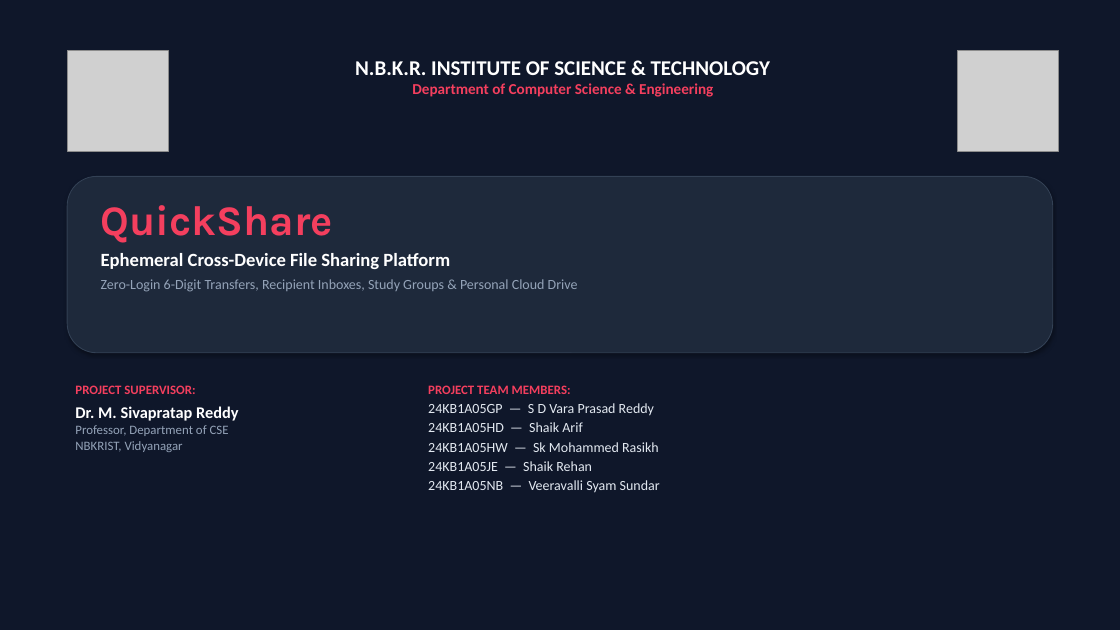
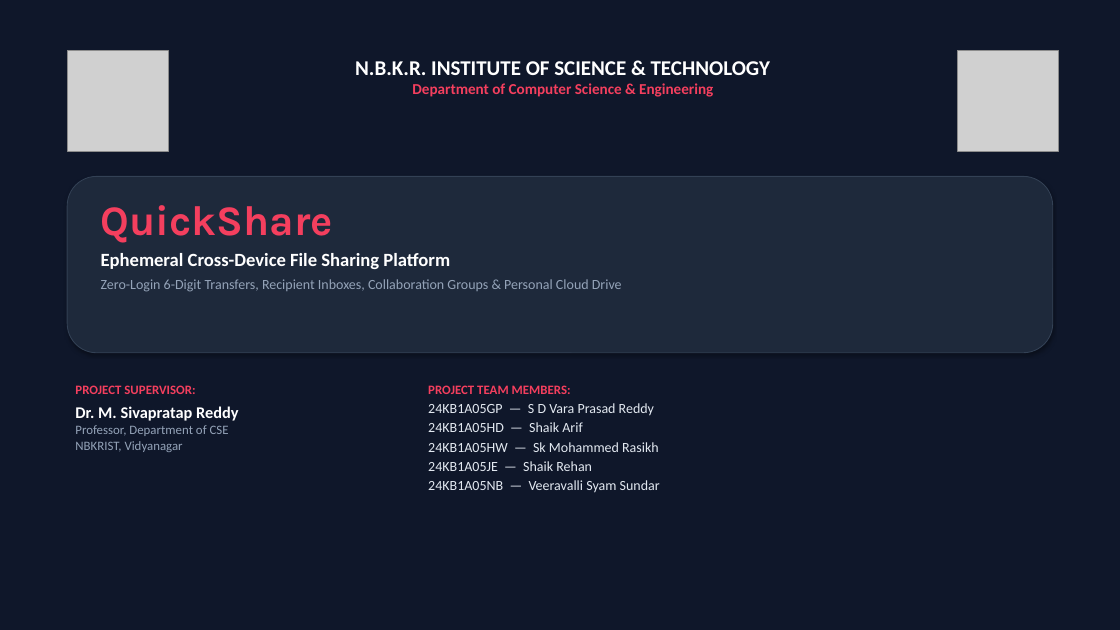
Before and after one commit to sathidevivaraprasadreddy/share, a slide deck: slide 1 of QuickShare_Project_Presentation.pptx. Drawn at 1120x630 pixels with LibreOffice and Linux fonts; fonts in the diff are those of the drawing; grey boxes stand for pictures. Boxes give left, top, right and bottom in pixels: in the first picture for what was removed or moved away, otherwise in the second. Text is boxed around its words. In the diff, an @@ line names an element or a change of style, - is before the commit and + after.

Commit message:
docs(presentation): complete 17-slide executive presentation with real screenshots of login and all core features

```diff
--- a/QuickShare_Project_Presentation.pptx
+++ b/QuickShare_Project_Presentation.pptx
@@ text at [101,279,622,292]: text changed @@
-Zero-Login 6-Digit Transfers, Recipient Inboxes, Study Groups & Personal Cloud Drive
+Zero-Login 6-Digit Transfers, Recipient Inboxes, Collaboration Groups & Personal Cloud Drive
```
Also in this commit, not shown: 7 other slides changed, 4 slides added, 2 other files.
